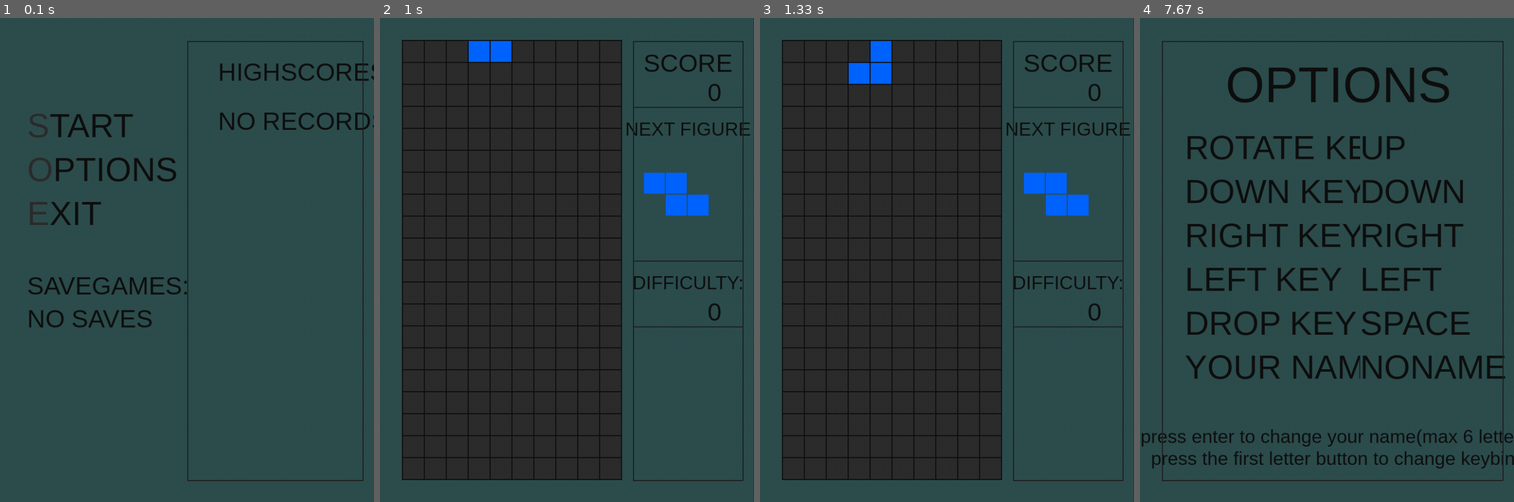
Above: before the commit, frames 1-4 (left to right).
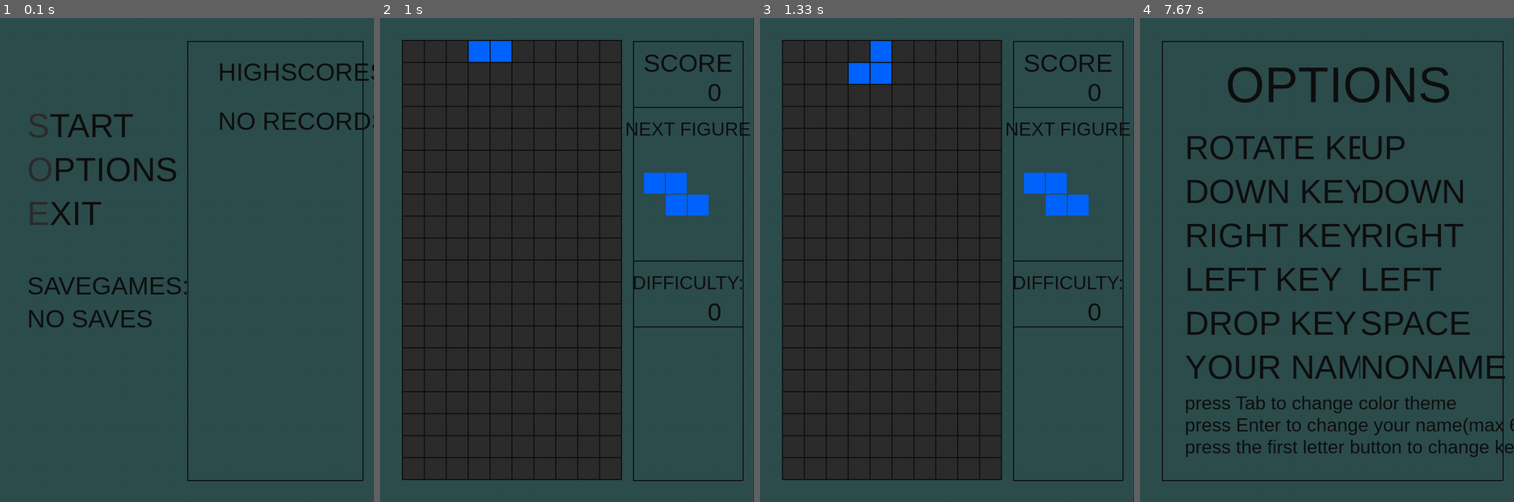
Above: after the commit, the same moments.

Repository: zetterus/first_projects
Game: pygame game, started from mine/tetris/main.py
Same seed, same stepped clock (60 frames per second), same inputs: the game is played once before the commit and once after it.
Inputs:
- Up to frame 1 (0.1 s): no input
- Up to frame 2 (1 s): hold Tab 0.33-0.87 s; hold Left 0.33-0.87 s; tap S at 0.9 s
- Up to frame 3 (1.33 s): no input
- Up to frame 4 (7.67 s): hold Space 1.37-1.9 s; hold Left 1.37-1.9 s; hold Left 1.93-2.47 s; tap Space at 2, 2.3, 2.57, 2.9, 3.2, 3.33, 3.73, 4.03, 4.4, 4.8, 5.1, 5.3, 5.6, 5.8 s; hold Down 2.5-2.8 s; hold Left 2.83-3.23 s; hold Up 3.27-3.63 s; hold Right 3.67-4.3 s; hold Down 4.33-4.7 s; hold Left 4.73-5.2 s; hold Right 5.23-5.7 s; hold Up 5.73-6.03 s; tap S at 6.57 s; tap O at 7.47 s

The runs differ from the first frame. In frame 4, 3.7% of the frame differs, in the area x 0-100%, y 78-94%.

Commit message:
seems final
rework all structure?

Diff:
--- a/mine/tetris/main.py
+++ b/mine/tetris/main.py
@@ -18,14 +18,22 @@
         self.key_to_change = None
 
         # Define colors
-        # self.WHITE = (255, 255, 255)
-        # self.RED = (255, 0, 0)
-        # self.GREEN = (0, 255, 0)
+        self.color_schemes = [((16, 16, 16), (46, 46, 46), (47, 79, 79), (0, 100, 255)),
+                              ((169, 162, 156), (40, 38, 43), (51, 51, 51), (213, 204, 199)),
+                              ((0, 0, 0), (20, 33, 61), (229, 229, 229), (252, 163, 17)),
+                              ((25, 29, 50), (109, 59, 71), (69, 58, 73), (40, 47, 68)),
+                              ((255, 214, 112), (255, 151, 112), (255, 112, 166), (112, 214, 255)),
+                              ((255, 238, 50), (255, 209, 0), (77, 77, 77), (32, 32, 32)),
+                              ((46, 52, 64), (59, 66, 82), (67, 76, 94), (76, 86, 106))]
+        self.current_color_scheme_index = 0
+        # lines and text
         self.BLACK = (16, 16, 16)
+        # board background
+        self.GRAY18 = (46, 46, 46)
+        # borders and menus background
+        self.DARK_SLATE_GREY = (47, 79, 79)
+        # figure color
         self.BLUE = (0, 100, 255)
-        self.GRAY18 = (46, 46, 46)
-        # self.DARK_GREY = (32, 32, 32)
-        self.DARK_SLATE_GREY = (47, 79, 79)
 
         # delay between move down time
         self.MOVE_DOWN_DELAY = 1000
@@ -35,8 +43,15 @@
         # username
         self.username = "NONAME"
 
-    def draw_text(self, j, i, text="NO TEXT", font_size=64, text_color=(16, 16, 16), bg_color=(47, 79, 79),
+    def draw_text(self, j, i, text="NO TEXT", font_size=None, text_color=None, bg_color=None,
                   align="center", font="arial.ttf"):
+        if font_size is None:
+            font_size = 64
+        if text_color is None:
+            text_color = self.BLACK
+        if bg_color is None:
+            bg_color = self.DARK_SLATE_GREY
+
         font = pygame.font.SysFont(font, font_size)
         text = font.render(text, True, text_color, bg_color)
         text_rect = text.get_rect()
@@ -48,7 +63,9 @@
             text_rect.topleft = (j, i)
         screen.blit(text, text_rect)
 
-    def draw_line(self, start, end, width=2, color=(32, 32, 32)):
+    def draw_line(self, start, end, width=2, color=None):
+        if color is None:
+            color = self.BLACK
         pygame.draw.line(screen, color, start, end, width)
 
     def draw_menu(self):  # изменить считывание рекордов прямо из файла
@@ -63,11 +80,6 @@
         self.draw_text(menu_j, start_i, "START", align="topleft")
         self.draw_text(menu_j, start_i, "S", text_color=menu.GRAY18, align="topleft")
 
-        # # load text
-        # load_i = board.line_thickness + size * 8
-        # self.draw_text(menu_j, load_i, "LOAD", align="topleft")
-        # self.draw_text(menu_j, load_i, "L", text_color=menu.GRAY18, align="topleft")
-
         # options text
         options_i = board.line_thickness + size * 6
         self.draw_text(menu_j, options_i, "OPTIONS", align="topleft")
@@ -82,7 +94,7 @@
         s_i = board.line_thickness + size * 11.5
         self.draw_text(menu_j, s_i, "SAVEGAMES:", align="topleft", font_size=48)
         try:
-            with open(r"D:\python\first_projects\mine\tetris\savegames.pkl", "rb") as file:
+            with open(r"savegames.pkl", "rb") as file:
                 savegames_voc = pickle.load(file)
                 for num, name in enumerate(savegames_voc.keys(), 1):
                     rec_i = board.line_thickness + size * (12 + num)
@@ -135,9 +147,6 @@
         # Draw the frame
         pygame.display.flip()
         pygame.time.Clock().tick(60)
-
-    def input_dialog_box(self):
-        pass
 
     def store_record(self):
         try:
@@ -247,13 +256,17 @@
                        align="topleft")
 
         # first hint text
-        hint_j = board.line_thickness + (board.square_size + board.line_thickness) * (board.cols * 1.5 / 2)
-        hint_1_i = board.line_thickness + (board.square_size + board.line_thickness) * 19
-        self.draw_text(hint_j, hint_1_i, "press enter to change your name(max 6 letters)", font_size=36)
+        hint_j = board.line_thickness + (board.square_size + board.line_thickness) * (board.cols * 1.5 / 18)
+        hint_1_i = board.line_thickness + (board.square_size + board.line_thickness) * 17
+        self.draw_text(left_j, hint_1_i, "press Tab to change color theme", font_size=36, align="topleft")
 
         # second hint text
-        hint_2_i = board.line_thickness + (board.square_size + board.line_thickness) * 20
-        self.draw_text(hint_j, hint_2_i, "press the first letter button to change keybind", font_size=36)
+        hint_1_i = board.line_thickness + (board.square_size + board.line_thickness) * 18
+        self.draw_text(left_j, hint_1_i, "press Enter to change your name(max 6 letters)", font_size=36, align="topleft")
+
+        # third hint text
+        hint_2_i = board.line_thickness + (board.square_size + board.line_thickness) * 19
+        self.draw_text(left_j, hint_2_i, "press the first letter button to change keybind", font_size=36, align="topleft")
 
         # Draw info lines
         # Draw vertical lines
@@ -455,11 +468,13 @@
         self.paused = False
 
     def draw_rect(self, j=0, i=0, width=None, height=None,
-                  color=(0, 100, 255)):  # Rectangle (startx, starty, width, height)
+                  color=None):  # Rectangle (startx, starty, width, height)
         if width is None:
             width = self.square_size
         if height is None:
             height = self.square_size
+        if color is None:
+            color = menu.BLUE
         pygame.draw.rect(screen, color, (j, i, width, height))
 
     def draw_figure(self, fig):
@@ -781,6 +796,12 @@
                             elif event.key == menu.DROP:
                                 menu.set_key('drop')
                                 menu.DROP = None
+                            elif event.key == pygame.K_TAB:
+                                menu.current_color_scheme_index += 1
+                                if menu.current_color_scheme_index >= len(menu.color_schemes):
+                                    menu.current_color_scheme_index = 0
+                                menu.BLACK, menu.GRAY18, menu.DARK_SLATE_GREY, menu.BLUE = menu.color_schemes[menu.current_color_scheme_index]
+
                             elif event.key == pygame.K_RETURN:
                                 name_edit = True
                                 input_active = True
